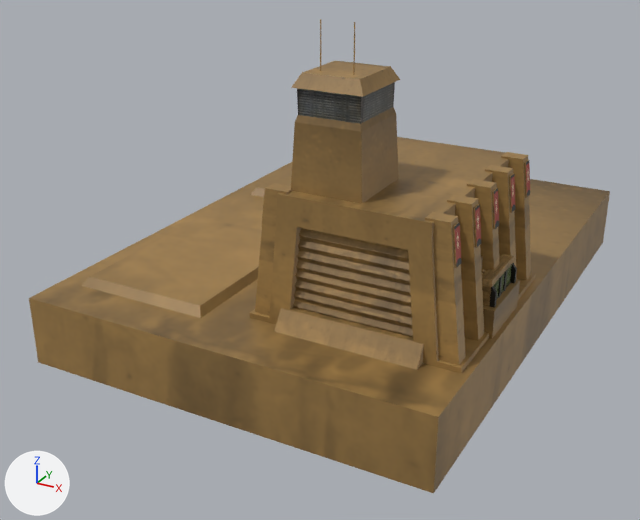
Before and after pictures for a commit that changed the COLLADA model art/meshes/structural/hangar.dae.
Camera for both pictures: a 50 mm lens placed at (0.777, -1.595, 0.751), pointed at (-0.034, -0.12, 0.014). Every picture has the same lights, and +X, +Y and +Z are marked at lower left. Where no turn or scale is listed for an object, it has been applied to the vertices.

Names of what the first picture shows: 'mecanic_eng'.
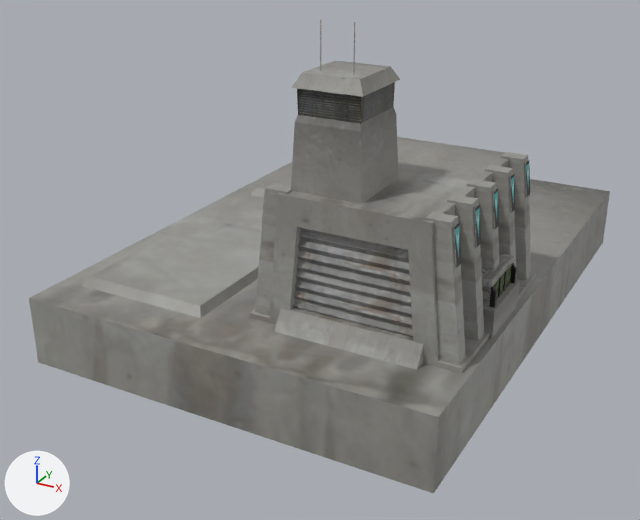
Changed parts and their boxes [x1, y1, x2, y2] in the pictures (640 x 520 px):
'mecanic_eng', surface changed (brown to grey)
    both: [29, 19, 610, 493]

The edits, one by one:
Picture 'alliance_struct.png' (img_alliance_struct_png) is new.
Material 'Material.003' (mat_material_003) changes its picture from img_coalition_struct_png to img_alliance_struct_png.
